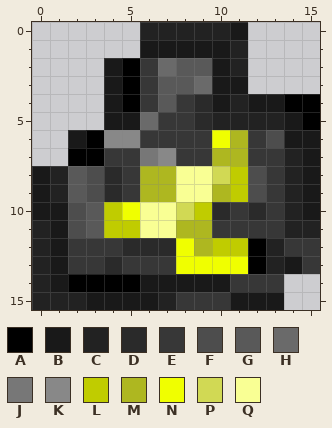
Pixel-art sprite: Tiles/Ores/ElectroOre.png. Above, as it was before the edit.
The file is 16x16 pixels. Colours within 5 levels of each other are drawn and written as one.
Palette (. is transparent): A #000000  B #191919  C #222222  D #2a2a2a  E #373737  F #4d4d4d  G #595959  H #6a6a6a  J #777777  K #888888  L #c0cc00  M #aeb720  N #f0ff00  P #d1d954  Q #f9ff94
The same view after the edit:
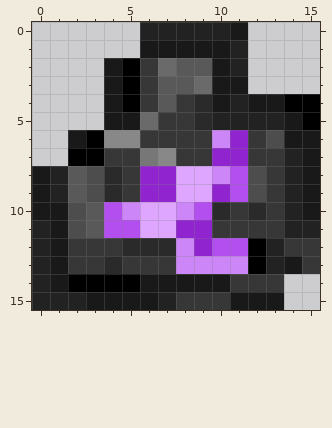
What changed:
Colour L changes from #c0cc00 to #b34fee.
Colour M changes from #aeb720 to #9025d0.
Colour N changes from #f0ff00 to #cd86f7.
Colour Q changes from #f9ff94 to #dea6ff.
Colour P gives way to colour N in row 8 at x 10; in row 10 at x 8.
Pixel boxes of the changes (left, top, right, bottom) in both pictures:
changed: (104, 130, 248, 274)
